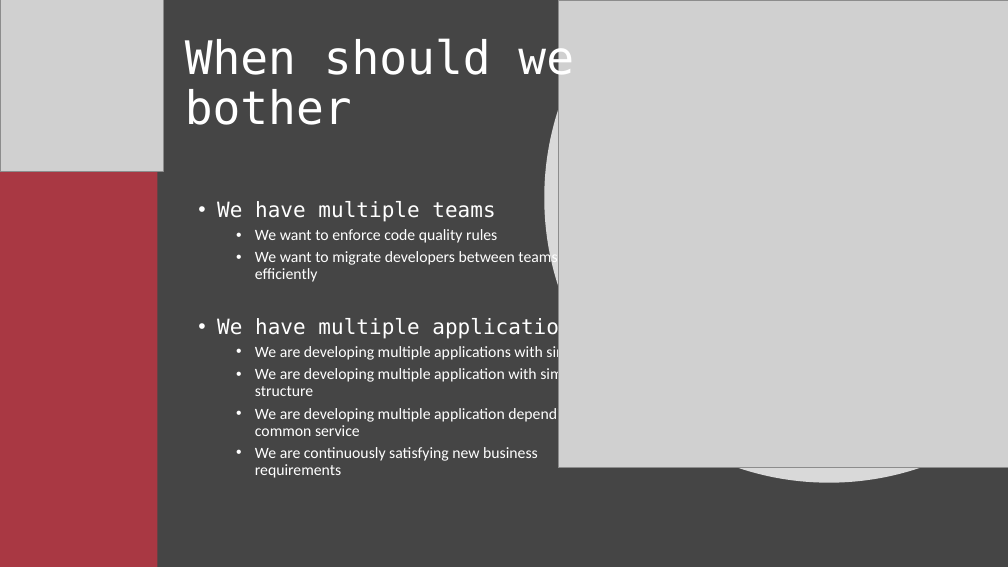
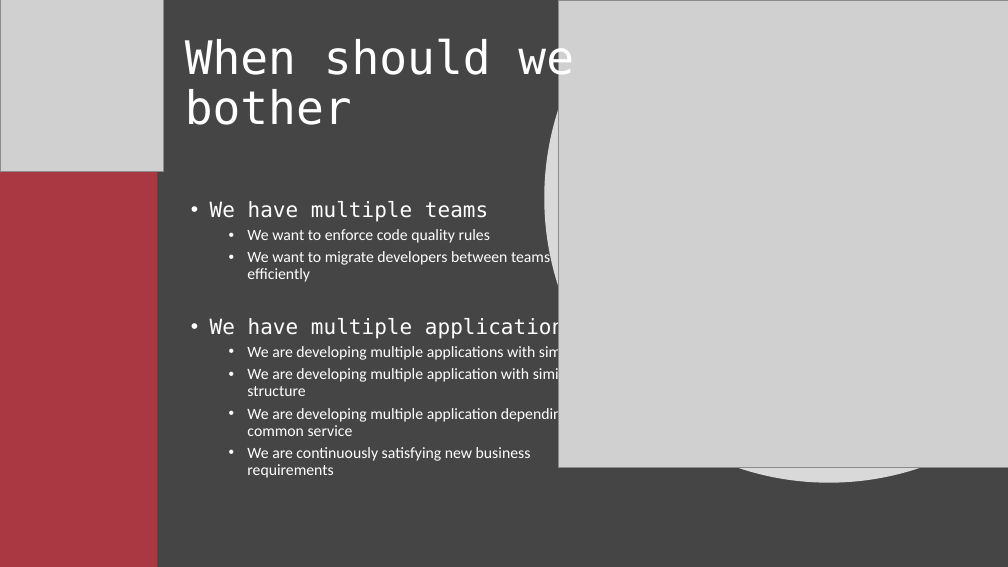
Before and after one commit to Xapuu/programingStuff, a slide deck: slide 4 of ngMeetup.pptx. Drawn at 1008x567 pixels with LibreOffice and Linux fonts; fonts in the diff are those of the drawing; grey boxes stand for pictures. Boxes give left, top, right and bottom in pixels: in the first picture for what was removed or moved away, otherwise in the second. Text is boxed around its words. In the diff, an @@ line names an element or a change of style, - is before the commit and + after.

```diff
--- a/ngMeetup.pptx
+++ b/ngMeetup.pptx
@@ text "We have multiple teams": place and size @@
-text "We have multiple teams" at [217,201,589,478]
+text "We have multiple teams" at [210,201,582,478]
```
Also in this commit, not shown: 4 other slides changed, 1 other file.
